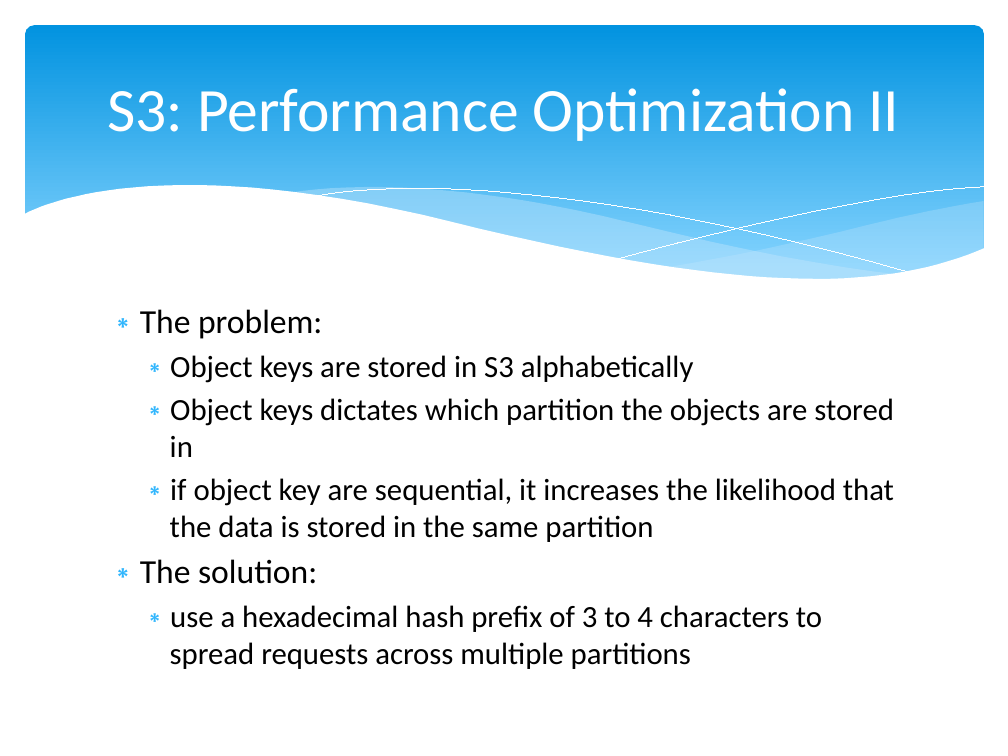
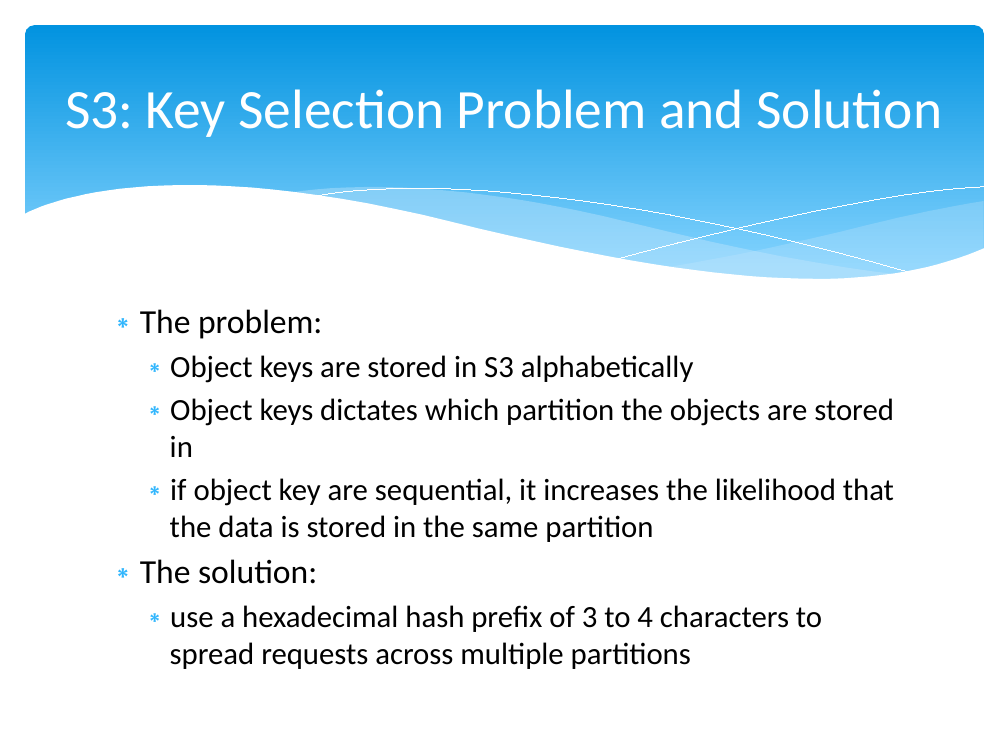
Before and after one commit to cloudavail/awstraining, a slide deck: slide 18 of aws-s3/aws-s3.pptx. Drawn at 1008x756 pixels with LibreOffice and Linux fonts; fonts in the diff are those of the drawing. Boxes give left, top, right and bottom in pixels: in the first picture for what was removed or moved away, otherwise in the second. Text is boxed around its words. In the diff, an @@ line names an element or a change of style, - is before the commit and + after.

```diff
--- a/aws-s3/aws-s3.pptx
+++ b/aws-s3/aws-s3.pptx
@@ title at (65, 89, 942, 137): text changed; size 44 to 39.6 pt @@
-S3: Performance Optimization II
+S3: Key Selection Problem and Solution
```
Also in this commit, not shown: 5 other slides changed, 2 slides removed, 12 other files.
